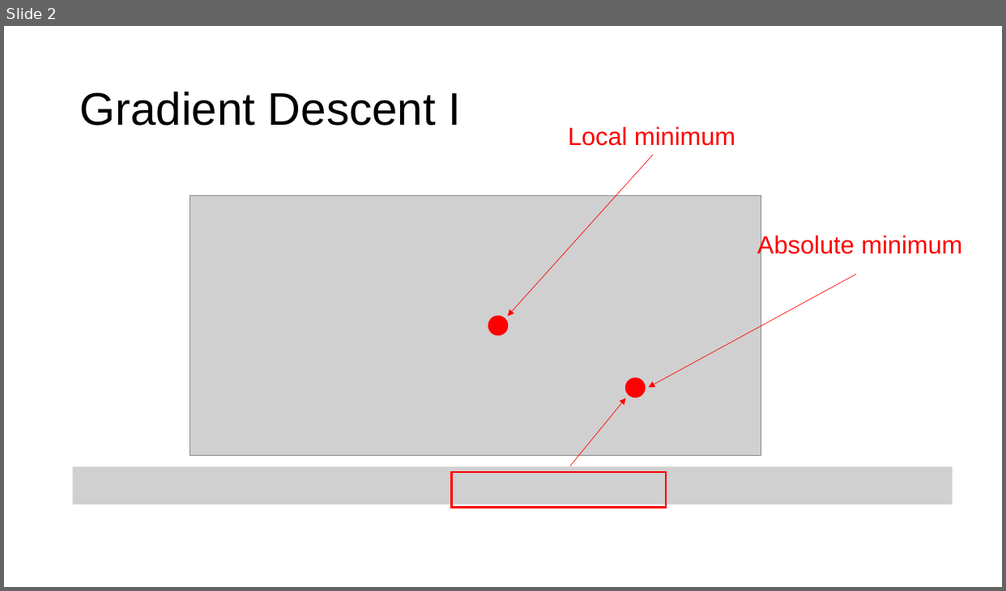
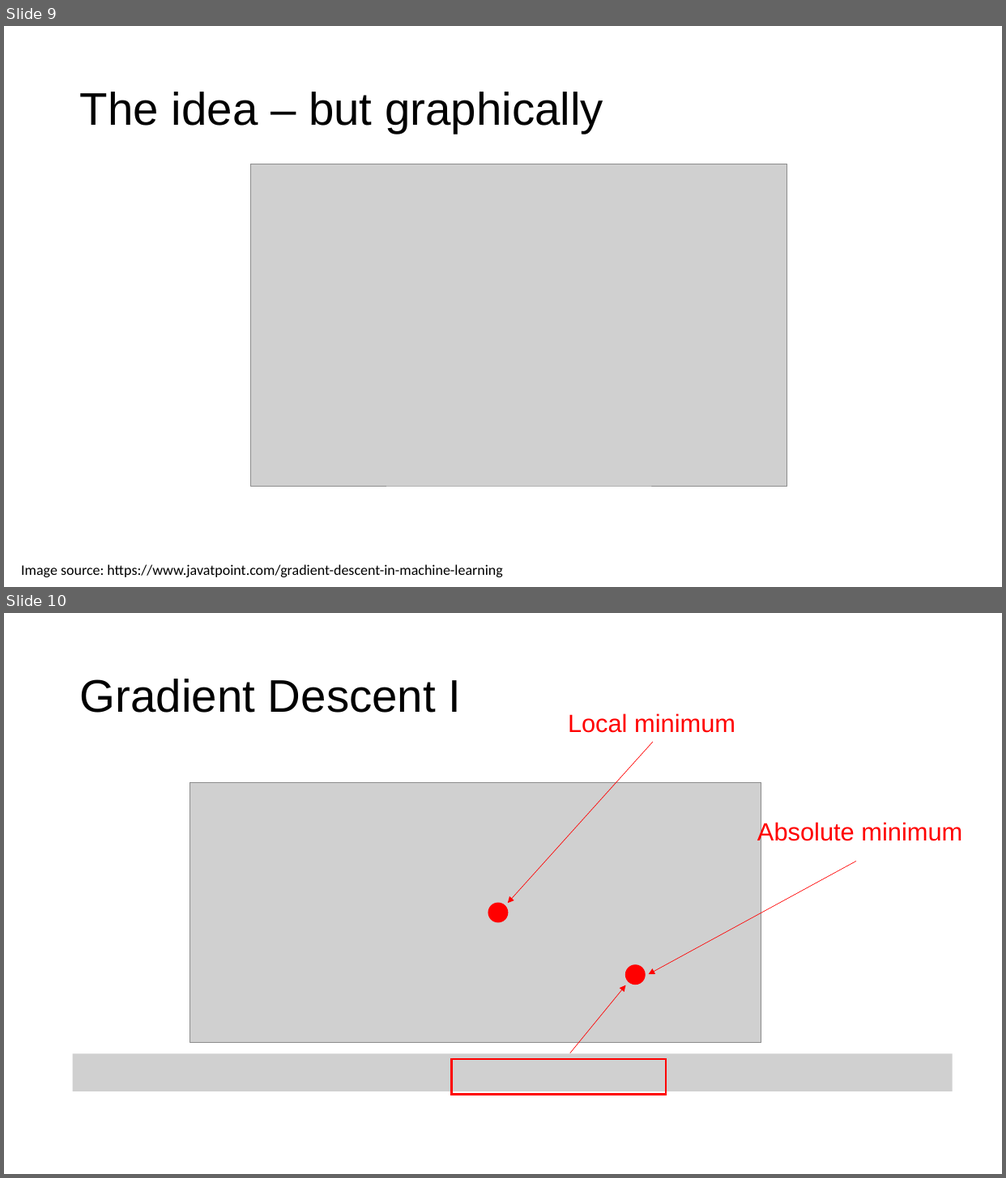
Before and after one commit to toelt-llc/MACHINE-LEARNING-SCHOOL-INAF, a slide deck: DAY1/02 - Calculus and Gradient Descent/Gradient Descent Part I.pptx. Shown one above the other, each under a label of ours: slide 2 before the commit, slides 9 and 10 after it. The pictures are 1006x591 and 1006x1178 pixels, drawn with LibreOffice and Linux fonts; fonts in the diff are those of the drawing; grey boxes stand for pictures. Boxes give left, top, right and bottom in pixels: in the first picture for what was removed or moved away, otherwise in the second. Text is boxed around its words. In the diff, an @@ line names an element or a change of style, - is before the commit and + after.

```diff
--- a/DAY1/02 - Calculus and Gradient Descent/Gradient Descent Part I.pptx
+++ b/DAY1/02 - Calculus and Gradient Descent/Gradient Descent Part I.pptx
@@ slide 9 added at <box>4,26,1002,587</box>, background #FFFFFF @@
@@ title added at <box>80,92,603,133</box>, 44 pt, text #000000 @@
+The idea – but graphically
@@ picture added at <box>251,165,787,486</box> @@
@@ text added at <box>21,565,502,578</box>, 14 pt, text #000000 @@
+Image source: https://www.javatpoint.com/gradient-descent-in-machine-learning
@@ what was slide 2 is now slide 10 @@
```
Also in this commit, not shown: 9 other slides added, 1 slide removed, 3 other files.
